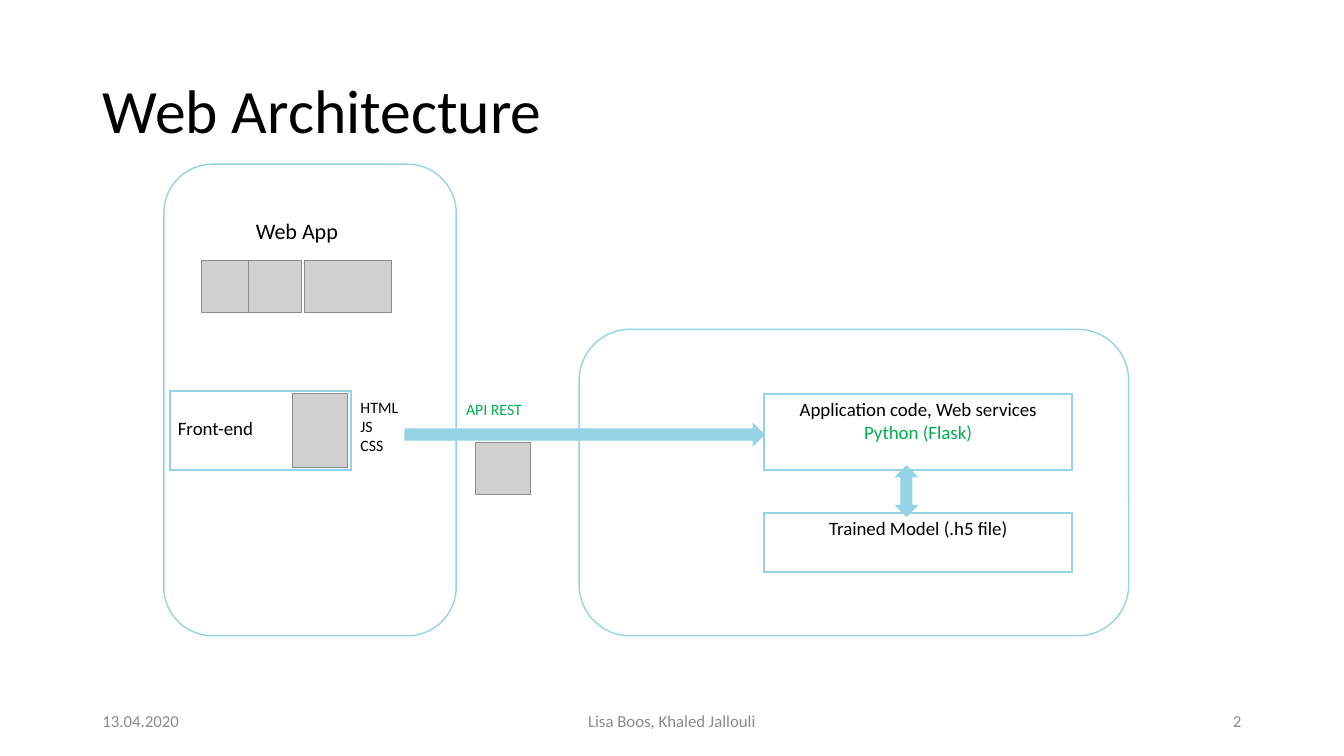
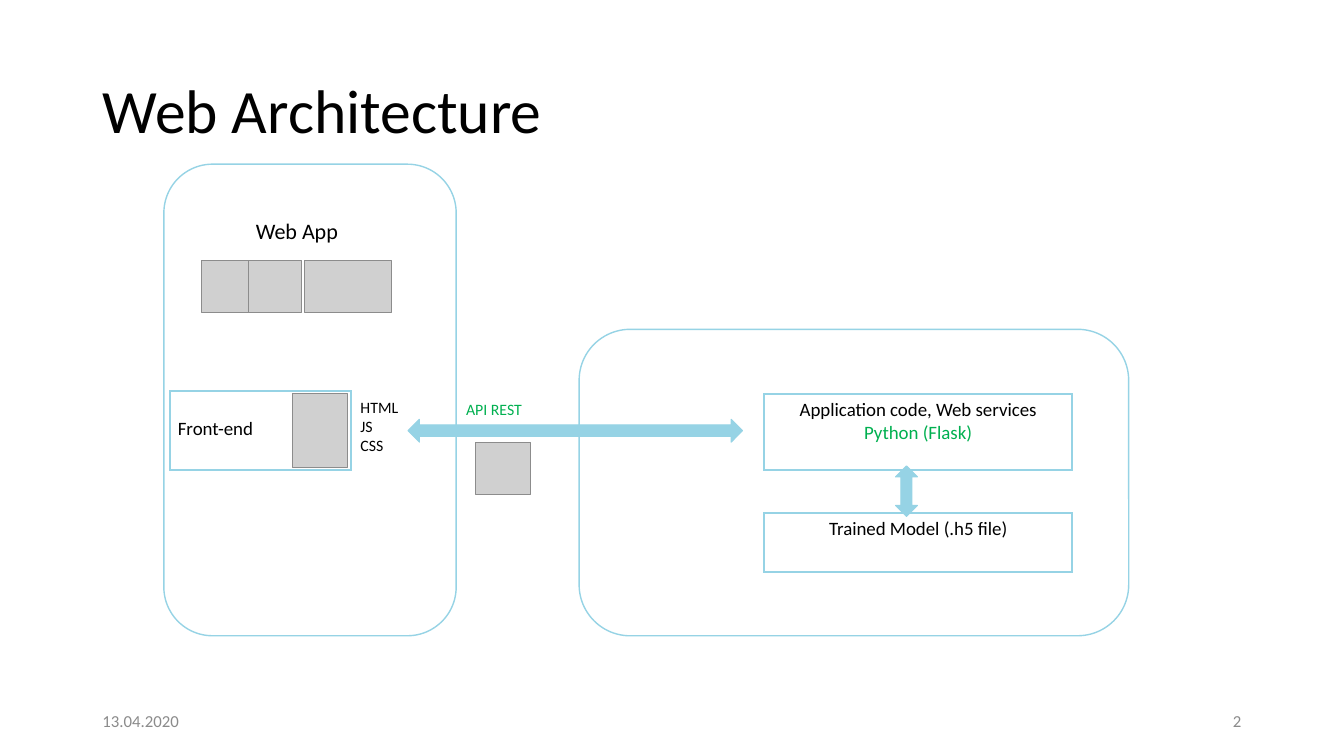
Before and after one commit to Khaledjallouli/project, a slide deck: slide 2 of Web/WebArchitectureDef.pptx. Drawn at 1344x756 pixels with LibreOffice and Linux fonts; fonts in the diff are those of the drawing; grey boxes stand for pictures; background and template pictures are left out. Boxes give left, top, right and bottom in pixels: in the first picture for what was removed or moved away, otherwise in the second. Text is boxed around its words. In the diff, an @@ line names an element or a change of style, - is before the commit and + after.

```diff
--- a/Web/WebArchitectureDef.pptx
+++ b/Web/WebArchitectureDef.pptx
@@ up down arrow added at [408, 419, 743, 442], fill #96D3E5, outline #96D3E5 0.75 pt @@
@@ right arrow removed at [405, 423, 764, 446] @@
@@ text removed at [588, 715, 755, 729] @@
-Lisa Boos, Khaled Jallouli
```
Also in this commit, not shown: 1 other slide changed.
